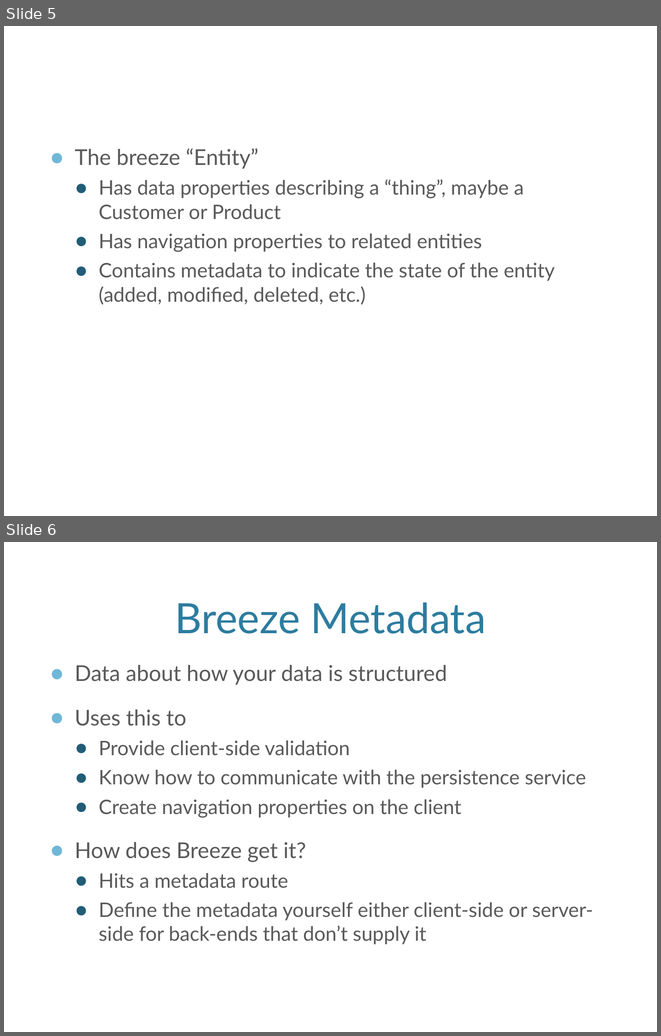
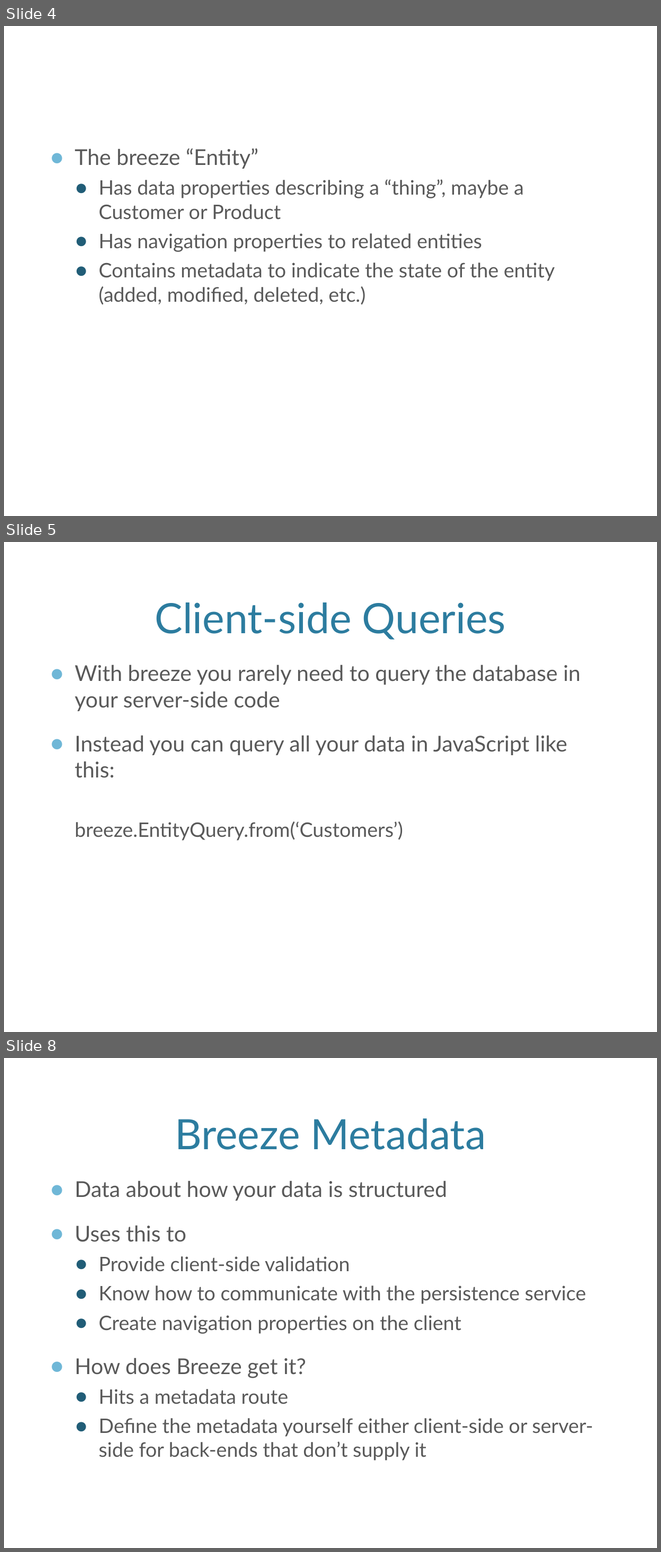
Before and after one commit to dportzline83/breeze-mongo-demo, a slide deck: Slides.pptx. Shown one above the other, each under a label of ours: slides 5 and 6 before the commit, slides 4, 5 and 8 after it; the slides between them are not shown. The pictures are 661x1036 and 661x1552 pixels, drawn with LibreOffice and Linux fonts; fonts in the diff are those of the drawing; background and template pictures are left out. Boxes give left, top, right and bottom in pixels: in the first picture for what was removed or moved away, otherwise in the second. Text is boxed around its words. In the diff, an @@ line names an element or a change of style, - is before the commit and + after.

```diff
--- a/Slides.pptx
+++ b/Slides.pptx
@@ slide 5 added at [4, 542, 657, 1032], background picture (left out) @@
@@ title added at [155, 602, 506, 640], 46 pt, text #2C7C9F @@
+Client-side Queries
@@ text added at [74, 664, 581, 840], 24 pt, text #595959 @@
+● With breeze you rarely need to query the database in your server-side code
+● Instead you can query all your data in JavaScript like this:
+  breeze.EntityQuery.from(‘Customers’)
@@ what was slide 5 is now slide 4 @@
@@ what was slide 6 is now slide 8 @@
```
Also in this commit, not shown: 2 slides changed, 2 other slides added, 3 other files.
